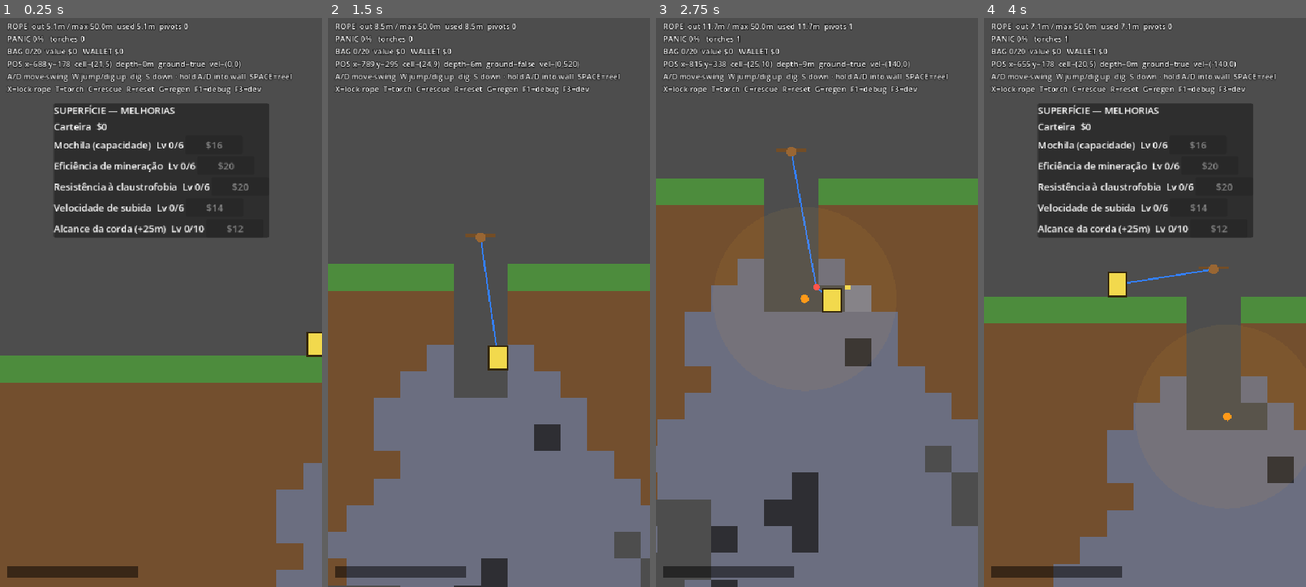
Above: before the commit, frames 1-4 (left to right).
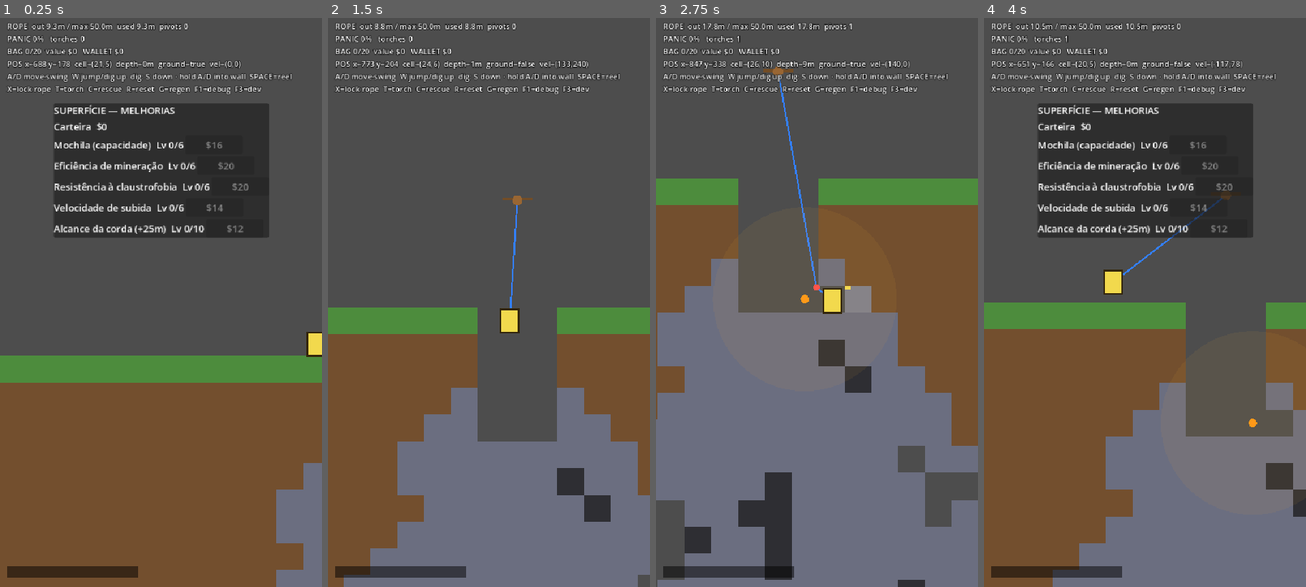
Above: after the commit, the same moments.

Repository: JoaoDobrowolski/inner-miner
Game: Godot game, scene res://scenes/Main.tscn
Same seed, same stepped clock (60 frames per second), same inputs: the game is played once before the commit and once after it.
Inputs (mouse positions are in pixels of both pictures, inside the frame that each line leads up to):
- Up to frame 1 (0.25 s): no input
- Up to frame 2 (1.5 s): tap Enter at 0.5 s; move the mouse to (559, 274) at 0.52 s; hold D 0.53-1.25 s; tap C at 0.6 s; click (559, 274) at 0.67 s; tap Space at 0.77 s; drag from (424, 330) to (472, 416) at 1.27 s
- Up to frame 3 (2.75 s): move the mouse to (849, 171) at 2.02 s; hold D from 2.03 s (still down); tap T at 2.1 s
- Up to frame 4 (4 s): release D at 2.75 s; drag from (1128, 416) to (1048, 217) at 2.77 s; move the mouse to (1241, 387) at 3.52 s; hold A from 3.53 s (still down); tap R at 3.6 s; tap Space at 3.77 s

The runs differ from the first frame. In frame 1, less than 0.1% of the frame differs, in the area x 14-46%, y 0-3%; in frame 2, 24%, in the area x 0-100%, y 0-100%; in frame 3, 13%; in frame 4, 6.3%.

Commit message:
feat: Update entry hole dimensions and winch positioning for improved gameplay mechanics

Diff:
--- a/scripts/grid_world.gd
+++ b/scripts/grid_world.gd
@@ -15,7 +15,7 @@
 # --- funnel walls (unbreakable) --------------------------------------------
 # The map funnels with unbreakable DIRT so the player can't run to the map edges
 # early. Pickaxe-not-shovel framing: dirt/grass can't be mined, only STONE can.
-# The breakable interior channel widens from the 2-wide entry hole down to nearly
+# The breakable interior channel widens from the 3-wide entry hole down to nearly
 # the full map width, then necks back to a gate at each FUNNELS depth.
 const EDGE := 2                  # permanent bedrock border (cols per side)
 const WALL_MAX := (W >> 1) - EDGE   # widest the interior half-channel ever gets (22)
@@ -193,9 +193,9 @@
     var sr := 0
     for cy in range(H):
         if cy <= GROUND + 2:
-            hl = 1; hr = 1; sl = 0; sr = 0          # hold the 2-wide hole through the dirt lip
+            hl = 1; hr = 2; sl = 0; sr = 0          # hold the 3-wide hole through the dirt lip
             _wl[cy] = cx - 1
-            _wr[cy] = cx + 1
+            _wr[cy] = cx + 2
             continue
         var t := _wall_target(cy)
         var rl := _walk_step(hl, t, wrng, sl)
@@ -293,9 +293,10 @@
 
 func _carve_start_shaft() -> void:
     var sx := W >> 1
-    for cy in range(GROUND, GROUND + 5):             # shallow ~5-deep entry hole (2 wide)
+    for cy in range(GROUND, GROUND + 5):             # shallow ~5-deep entry hole (3 wide)
         _force(sx - 1, cy, Cell.AIR)
         _force(sx, cy, Cell.AIR)
+        _force(sx + 1, cy, Cell.AIR)
 
 
 func _stamp_chunk(rows: Array, ox: int, oy: int) -> void:
--- a/scripts/main.gd
+++ b/scripts/main.gd
@@ -84,9 +84,11 @@
     add_child(world)
 
     var sx := int(GridWorld.W / 2)
-    # Winch (future: old man at a windlass) sits at the pit mouth, on the surface,
-    # centered over the 2-wide entry hole -- not floating up in the sky.
-    _anchor_pos = Vector2(sx * GridWorld.CELL, (GridWorld.GROUND - 1) * GridWorld.CELL)
+    # Winch (future: old man at a windlass) sits ABOVE the surface, raised into the
+    # sky (row 2) and centered over the 3-wide entry hole's middle column. The
+    # height gives the rope a real pendulum pivot near the mouth, so the player can
+    # build sideways momentum ("roldana" climb via SPACE) instead of the rigid pull-up.
+    _anchor_pos = Vector2((sx + 0.5) * GridWorld.CELL, 2 * GridWorld.CELL)
     rope = _make_rope(MAX_ROPE_METERS * PPM)
     panic = PanicSystem.new()
     backpack = Backpack.new()
Not shown, changed: docs/DESIGN.md
